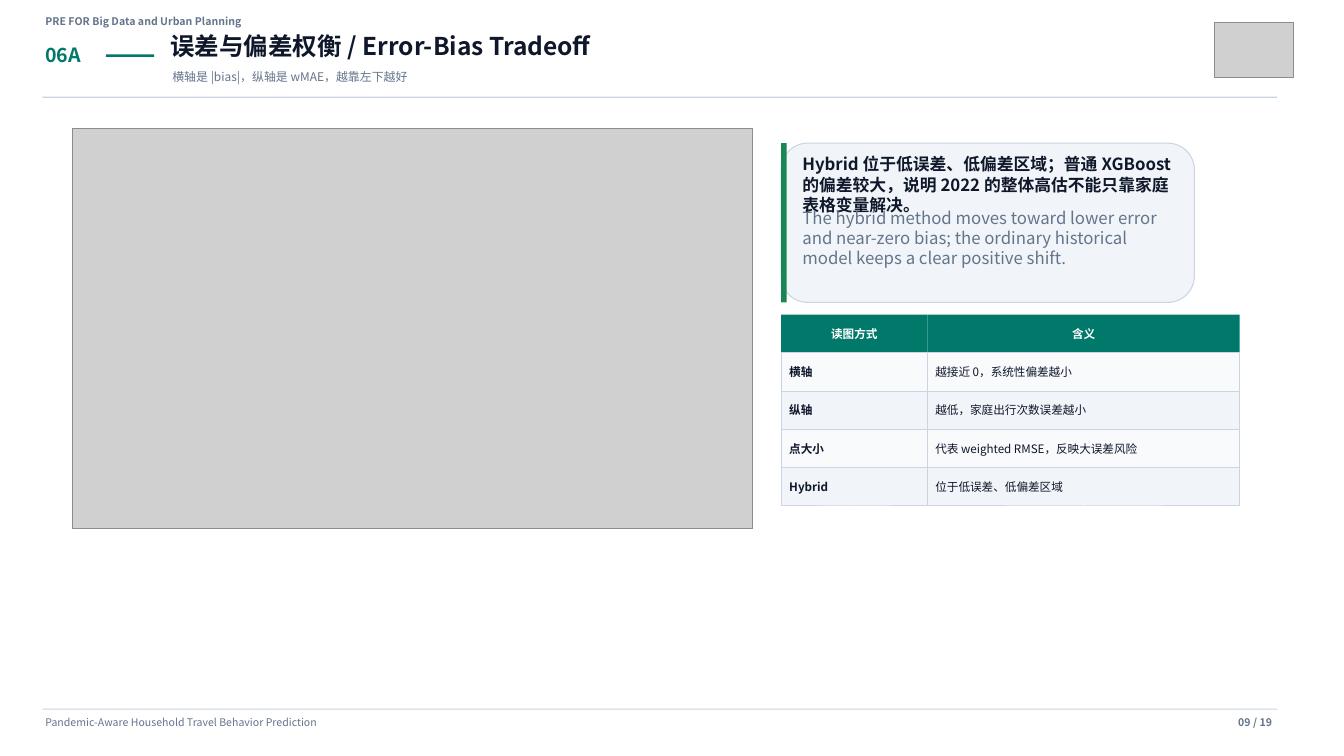
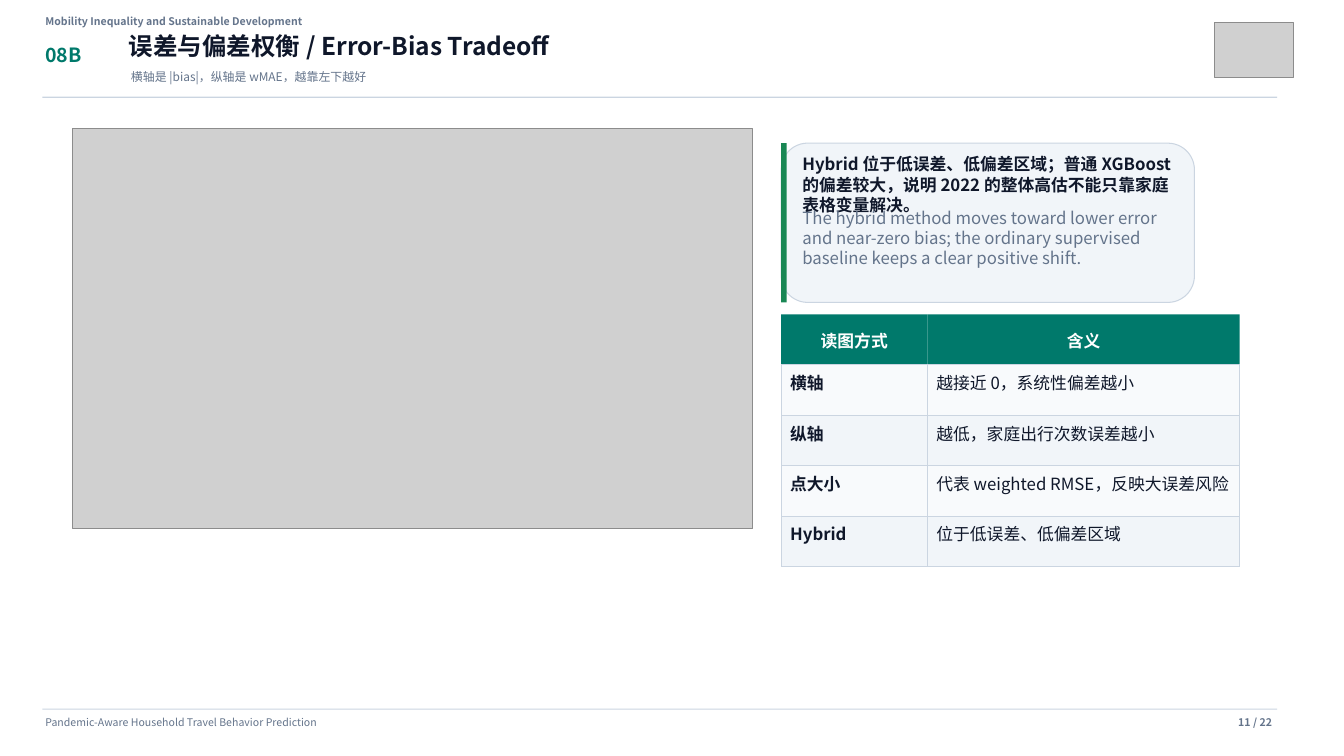
Before and after one commit to Lrving-code/NHTS-Travel-Prediction, a slide deck: slide 11 of outputs/final_project/NHTS_Travel_Behavior_Template_Presentation.pptx (slide 9 before the commit). Drawn at 1344x756 pixels with LibreOffice and Linux fonts; fonts in the diff are those of the drawing; grey boxes stand for pictures. Boxes give left, top, right and bottom in pixels: in the first picture for what was removed or moved away, otherwise in the second. Text is boxed around its words. In the diff, an @@ line names an element or a change of style, - is before the commit and + after.

```diff
--- a/outputs/final_project/NHTS_Travel_Behavior_Template_Presentation.pptx
+++ b/outputs/final_project/NHTS_Travel_Behavior_Template_Presentation.pptx
@@ text at [45,16,302,28]: text changed @@
-PRE FOR Big Data and Urban Planning
+Mobility Inequality and Sustainable Development
@@ text "误差与偏差权衡 / Error-Bias Tradeoff": place and size @@
-text "误差与偏差权衡 / Error-Bias Tradeoff" at [170,34,590,58]
+text "误差与偏差权衡 / Error-Bias Tradeoff" at [129,34,549,58]
@@ text at [45,47,81,63]: text changed @@
-06A
+08B
@@ rectangle removed at [106,54,154,57] @@
@@ text "横轴是 |bias|，纵轴是 wMAE，越靠左下越好": place and size @@
-text "横轴是 |bias|，纵轴是 wMAE，越靠左下越好" at [172,71,408,84]
+text "横轴是 |bias|，纵轴是 wMAE，越靠左下越好" at [131,71,366,84]
@@ text at [802,207,1157,268]: text changed @@
-The hybrid method moves toward lower error and near-zero bias; the ordinary historical model keeps a clear positive shift.
+The hybrid method moves toward lower error and near-zero bias; the ordinary supervised baseline keeps a clear positive shift.
@@ rectangle: place and size @@
-rectangle at [781,315,928,353]
+rectangle at [781,315,928,365]
@@ text "读图方式" at [821,332,888,349]: size 8.3 to 12 pt @@
@@ rectangle: place and size @@
-rectangle at [928,315,1240,353]
+rectangle at [928,315,1240,365]
@@ text "含义" at [1067,333,1101,349]: size 8.3 to 12 pt @@
@@ rectangle: place and size @@
-rectangle at [781,353,928,391]
+rectangle at [781,365,928,415]
@@ text "横轴": place and size @@
-text "横轴" at [789,364,812,380]
+text "横轴" at [790,372,824,394]
@@ rectangle: place and size @@
-rectangle at [928,353,1240,391]
+rectangle at [928,365,1240,415]
@@ text "越接近 0，系统性偏差越小": place and size @@
-text "越接近 0，系统性偏差越小" at [935,366,1072,377]
+text "越接近 0，系统性偏差越小" at [936,375,1135,391]
@@ rectangle: place and size @@
-rectangle at [781,391,928,430]
+rectangle at [781,415,928,466]
@@ rectangle: place and size @@
-rectangle at [928,391,1240,430]
+rectangle at [928,415,1240,466]
@@ text "纵轴": place and size @@
-text "纵轴" at [789,402,812,418]
+text "纵轴" at [790,426,824,442]
@@ text "越低，家庭出行次数误差越小": place and size @@
-text "越低，家庭出行次数误差越小" at [935,404,1086,415]
+text "越低，家庭出行次数误差越小" at [936,426,1154,442]
@@ rectangle: place and size @@
-rectangle at [781,430,928,468]
+rectangle at [781,466,928,516]
@@ text "点大小": place and size @@
-text "点大小" at [789,443,824,454]
+text "点大小" at [790,475,840,492]
@@ rectangle: place and size @@
-rectangle at [928,430,1240,468]
+rectangle at [928,466,1240,516]
@@ text "代表 weighted RMSE，反映大误差风险": place and size @@
-text "代表 weighted RMSE，反映大误差风险" at [935,443,1137,456]
+text "代表 weighted RMSE，反映大误差风险" at [936,476,1229,495]
@@ rectangle: place and size @@
-rectangle at [781,468,928,506]
+rectangle at [781,516,928,567]
@@ size 8.3 to 12 pt; vertical alignment middle to top in 8 elements at [936,375,1135,391], [790,372,824,394], [936,426,1154,442], [790,426,824,442], [936,476,1229,495], [790,475,840,492], [936,526,1121,542], [790,526,846,544] @@
@@ text "Hybrid": place and size @@
-text "Hybrid" at [789,481,828,494]
+text "Hybrid" at [790,526,846,544]
@@ rectangle: place and size @@
-rectangle at [928,468,1240,506]
+rectangle at [928,516,1240,567]
@@ text "位于低误差、低偏差区域": place and size @@
-text "位于低误差、低偏差区域" at [935,481,1063,492]
+text "位于低误差、低偏差区域" at [936,526,1121,542]
@@ text at [1238,718,1272,726]: text changed @@
-09 / 19
+11 / 22
```
Also in this commit, not shown: 16 other slides changed, 5 slides added, 2 slides removed, 35 other files.
